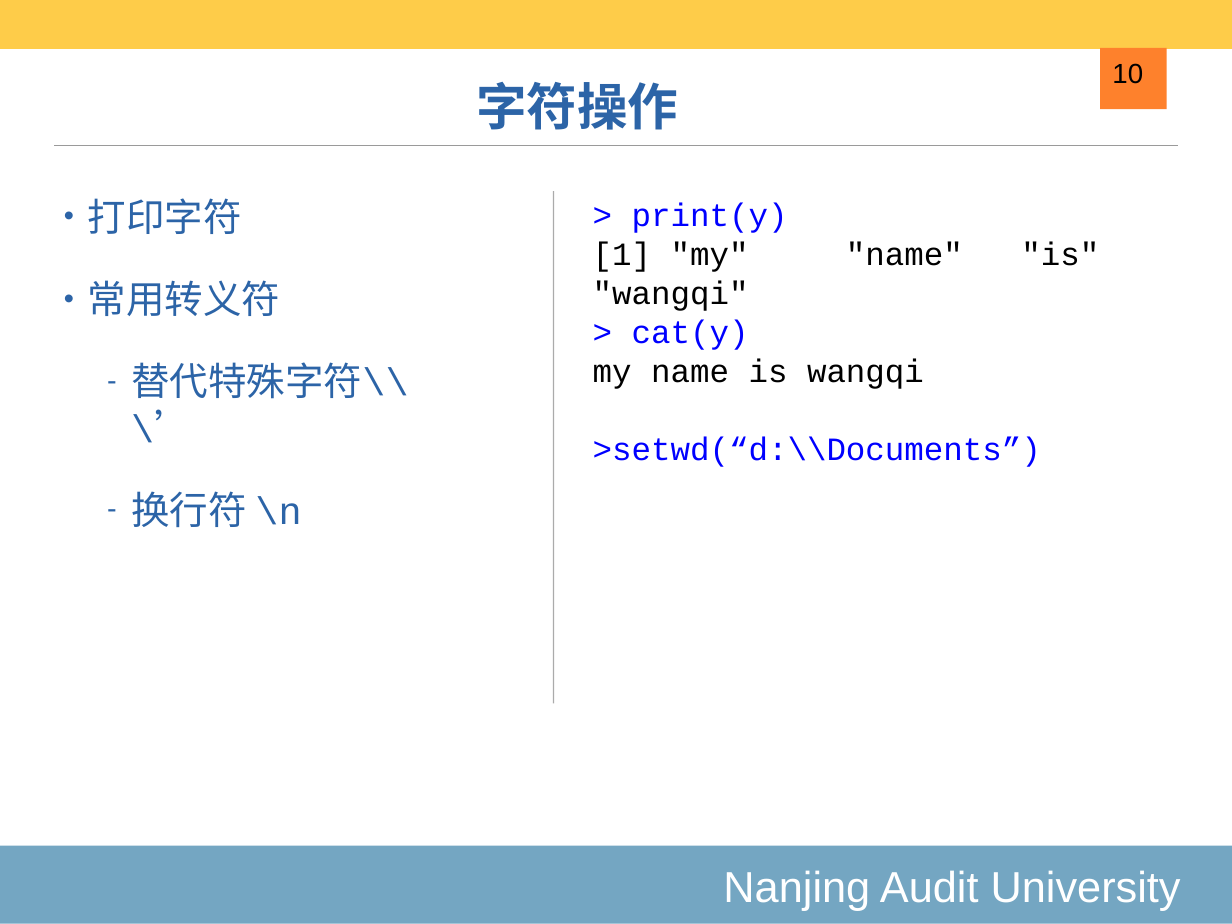
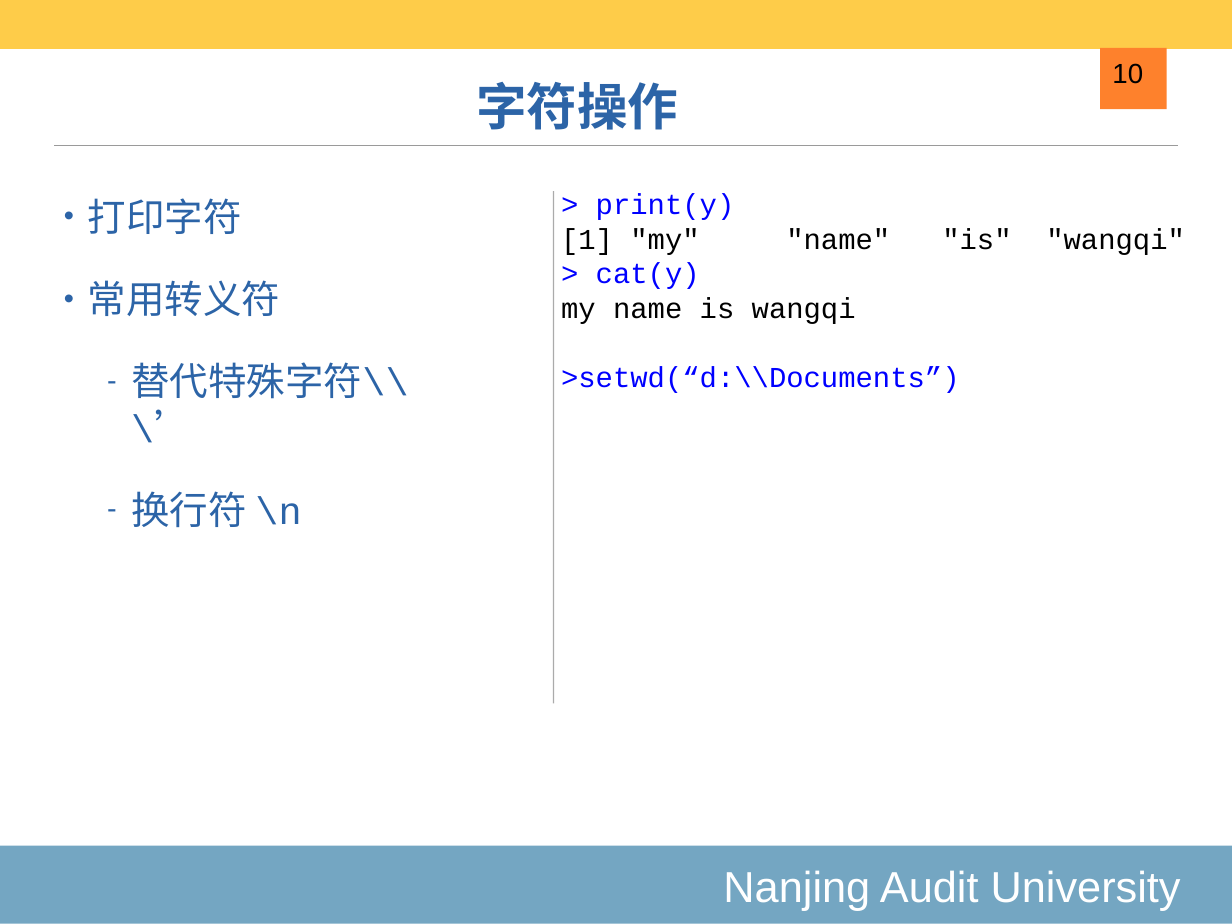
Before and after one commit to exoplanetX/DataAnalytics, a slide deck: slide 10 of 2019-2-基础数据结构.pptx. Drawn at 1232x924 pixels with LibreOffice and Linux fonts; fonts in the diff are those of the drawing. Boxes give left, top, right and bottom in pixels: in the first picture for what was removed or moved away, otherwise in the second. Text is boxed around its words. In the diff, an @@ line names an element or a change of style, - is before the commit and + after.

```diff
--- a/2019-2-基础数据结构.pptx
+++ b/2019-2-基础数据结构.pptx
@@ text "> print(y)": place and size @@
-text "> print(y)" at (593, 203, 1041, 467)
+text "> print(y)" at (561, 193, 960, 393)
@@ text "> print(y)" at (561, 193, 960, 393): size 27 to 24 pt @@
```
Also in this commit, not shown: 13 other slides changed, 1 slide added.
